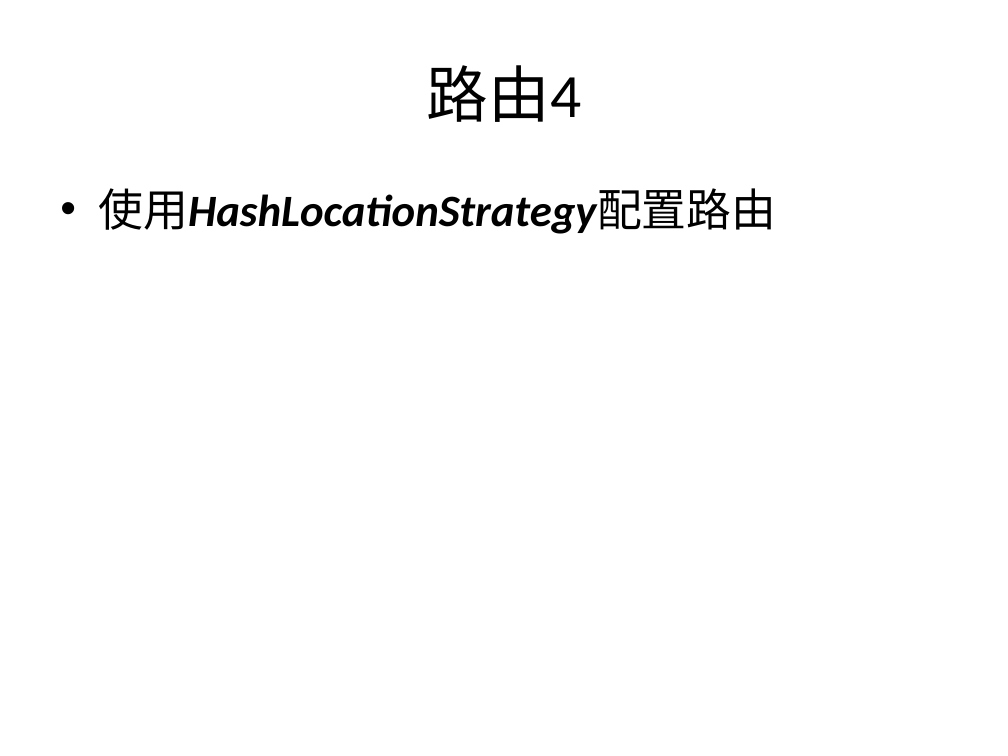
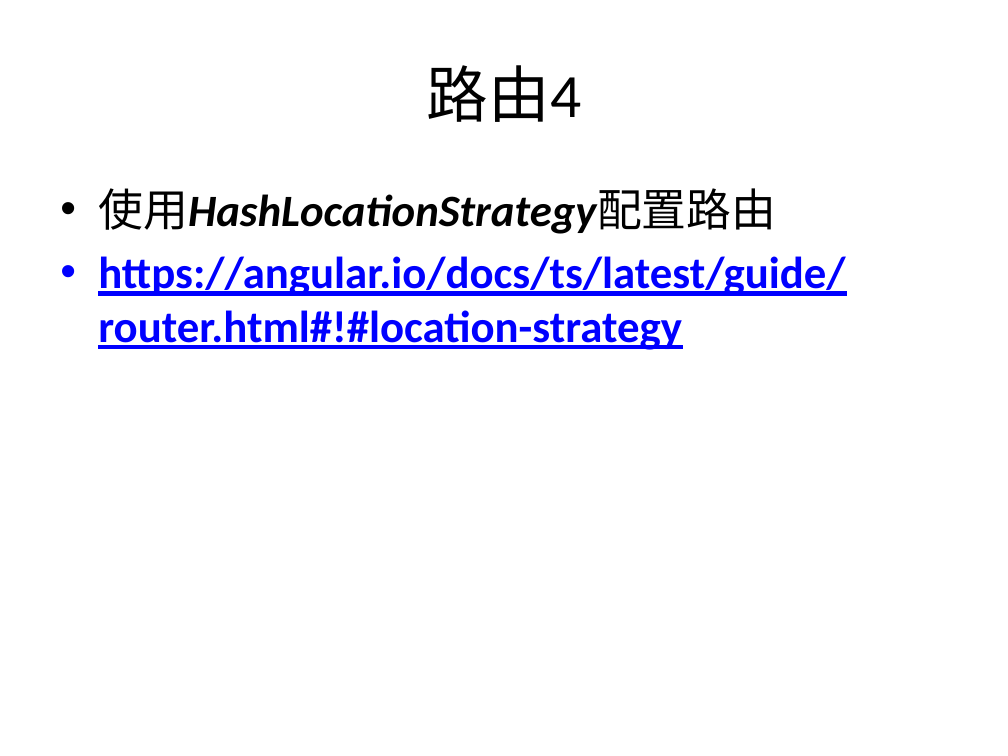
Before and after one commit to jasonLiu001/ng-study-ppt-files, a slide deck: slide 10 of files/Angular2.pptx. Drawn at 1008x756 pixels with LibreOffice and Linux fonts; fonts in the diff are those of the drawing. Boxes give left, top, right and bottom in pixels: in the first picture for what was removed or moved away, otherwise in the second. Text is boxed around its words. In the diff, an @@ line names an element or a change of style, - is before the commit and + after.

Commit message:
added new pages.

```diff
--- a/files/Angular2.pptx
+++ b/files/Angular2.pptx
@@ text at (x1=98, y1=256, x2=845, y2=350): paragraph added @@
+• https://angular.io/docs/ts/latest/guide/router.html#!#location-strategy
```
Also in this commit, not shown: 2 slides added.
